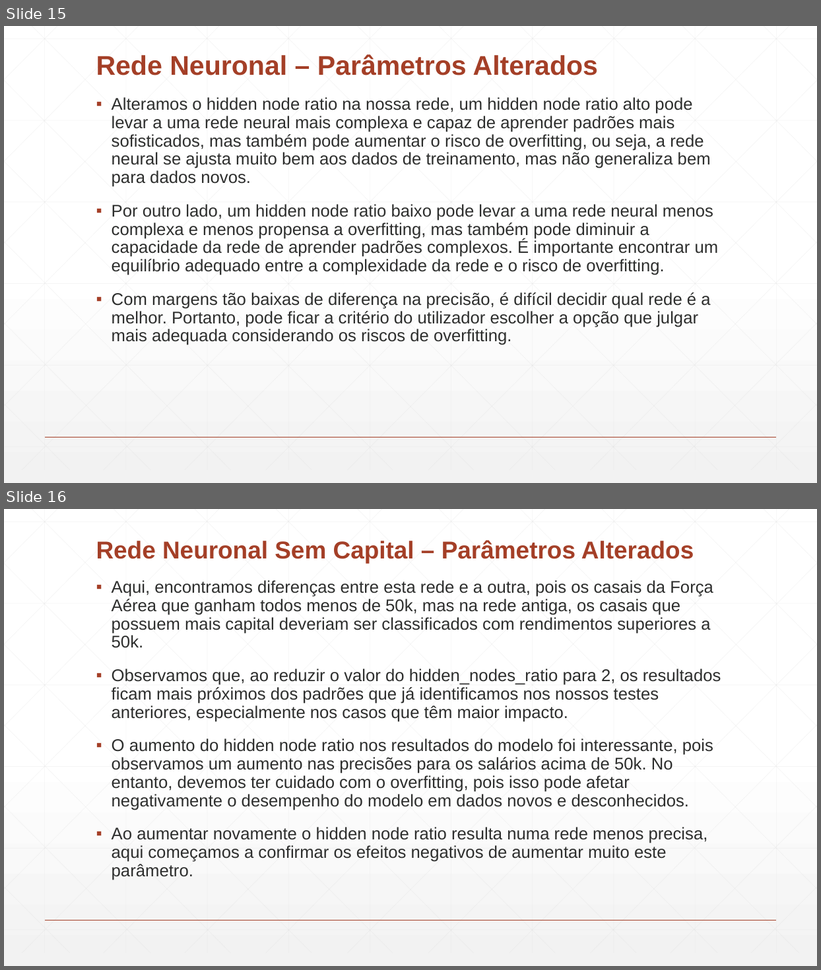
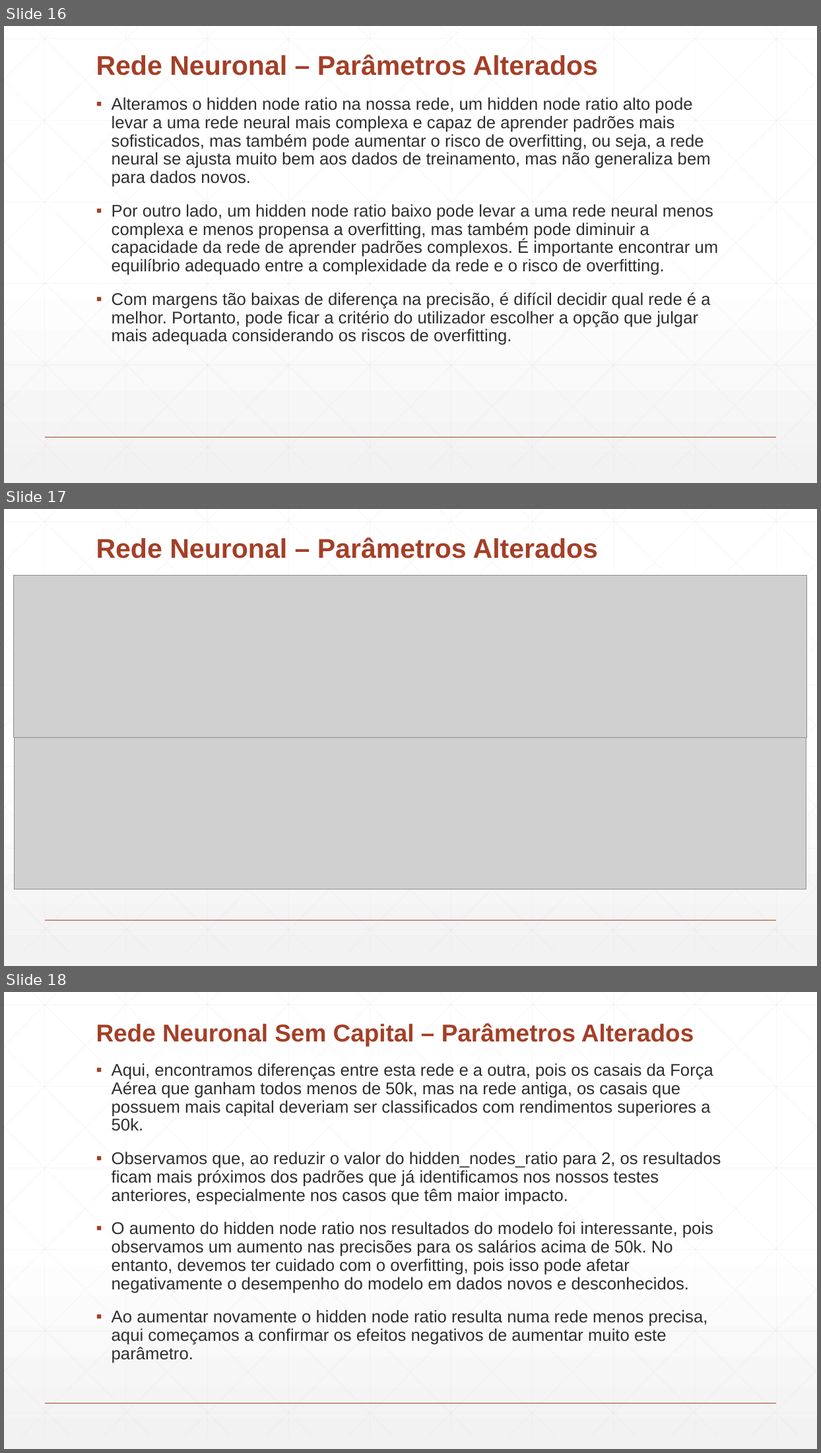
Before and after one commit to Paulitchos/SI_2_TP, a slide deck: Parte_2/DataMining.pptx. Shown one above the other, each under a label of ours: slides 15 and 16 before the commit, slides 16, 17 and 18 after it. The pictures are 821x970 and 821x1453 pixels, drawn with LibreOffice and Linux fonts; fonts in the diff are those of the drawing; grey boxes stand for pictures. Boxes give left, top, right and bottom in pixels: in the first picture for what was removed or moved away, otherwise in the second. Text is boxed around its words. In the diff, an @@ line names an element or a change of style, - is before the commit and + after.

```diff
--- a/Parte_2/DataMining.pptx
+++ b/Parte_2/DataMining.pptx
@@ slide 17 added at box(4, 509, 817, 966), background gradient #FFFFFF to #F2F2F2; not listed: 47 template elements that a slide beside it also shows @@
@@ title added at box(96, 537, 598, 559), 32 pt, text #A43F27, bold @@
+Rede Neuronal – Parâmetros Alterados
@@ picture added at box(13, 576, 807, 738) @@
@@ picture added at box(15, 738, 807, 890) @@
@@ what was slide 15 is now slide 16 @@
@@ what was slide 16 is now slide 18 @@
```
Also in this commit, not shown: 1 slide changed, 7 other slides added, 3 other files.
